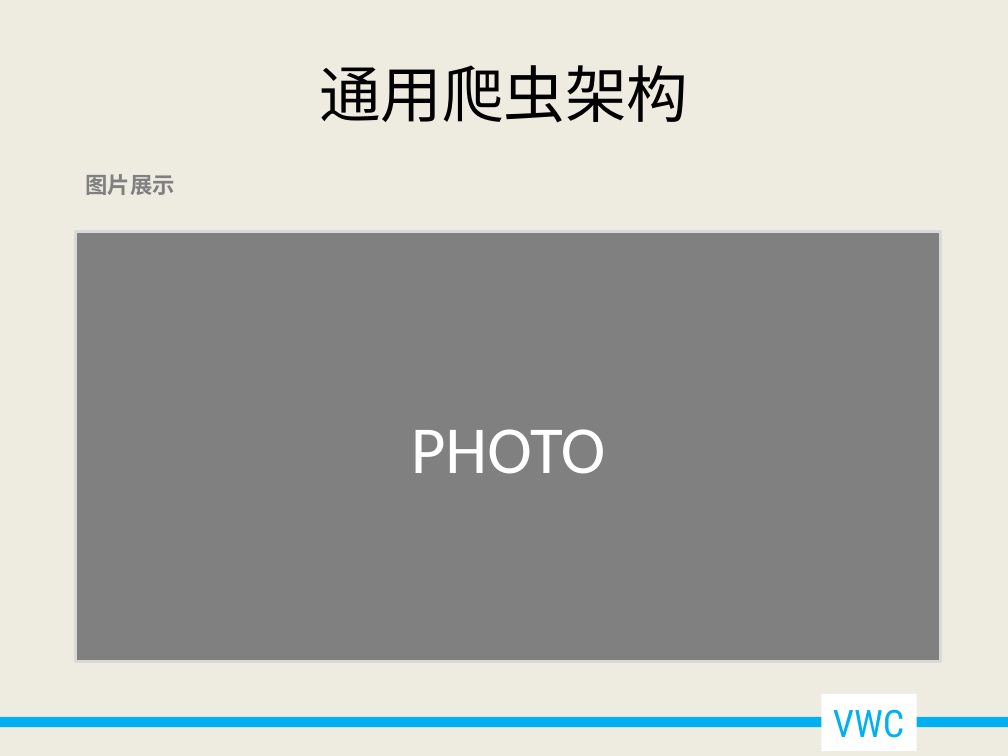
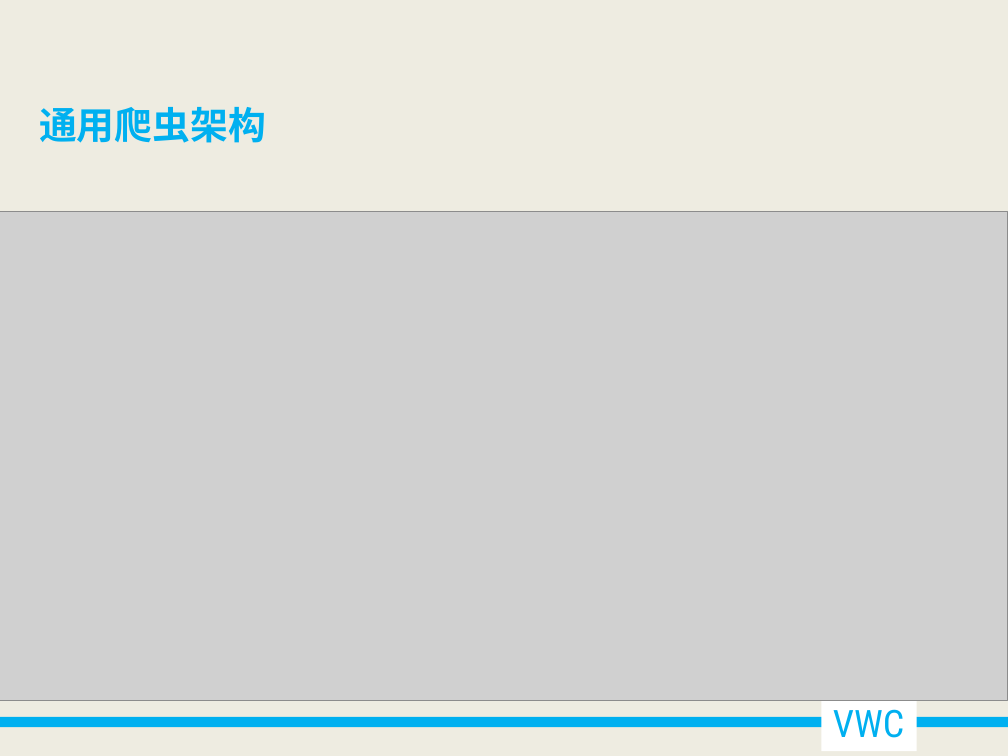
Before and after one commit to qingyu1229/qingyu1229.github.io, a slide deck: slide 14 of _posts/spider/细说垂直型网络爬虫.pptx. Drawn at 1008x756 pixels with LibreOffice and Linux fonts; fonts in the diff are those of the drawing; grey boxes stand for pictures. Boxes give left, top, right and bottom in pixels: in the first picture for what was removed or moved away, otherwise in the second. Text is boxed around its words. In the diff, an @@ line names an element or a change of style, - is before the commit and + after.

```diff
--- a/_posts/spider/细说垂直型网络爬虫.pptx
+++ b/_posts/spider/细说垂直型网络爬虫.pptx
@@ text "通用爬虫架构": place and size @@
-text "通用爬虫架构" at <box>319,65,689,123</box>
+text "通用爬虫架构" at <box>39,107,266,143</box>
@@ text "通用爬虫架构" at <box>39,107,266,143</box>: size 44 to 27 pt, font Calibri to Noto Sans CJK SC, text colour #000000 to #00B0F0, bold on; alignment centre to left @@
@@ text removed at <box>86,174,175,195</box> @@
-图片展示
@@ picture added at <box>0,212,1008,701</box> @@
@@ rectangle removed at <box>76,232,940,662</box> @@
-PHOTO
```
Also in this commit, not shown: 2 other slides changed, 6 slides added.
